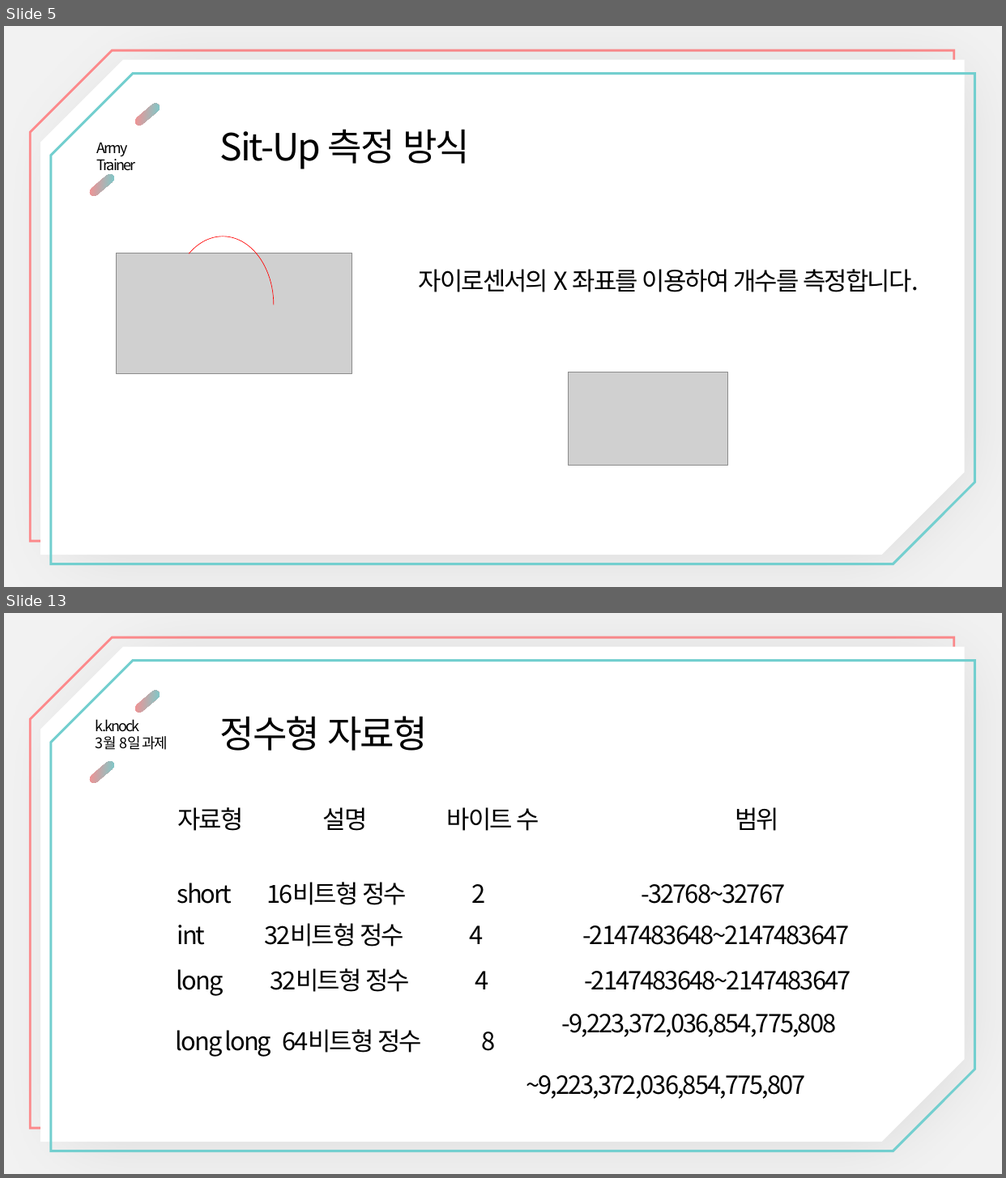
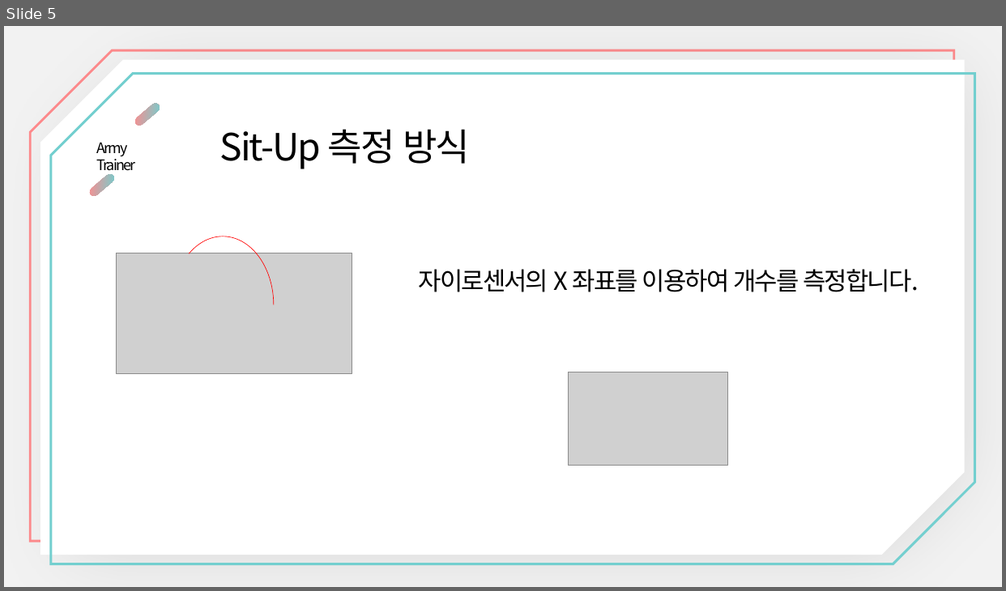
Before and after one commit to nilsys/App_ArmyTrainer_nanglam, a slide deck: PPT/App_ArmyTrainer_nanglam.ppt. Shown one above the other, each under a label of ours: slides 5 and 13 before the commit, slide 5 after it; the slides between them are not shown. The pictures are 1006x1178 and 1006x591 pixels, drawn with LibreOffice and Linux fonts; fonts in the diff are those of the drawing; grey boxes stand for pictures. Boxes give left, top, right and bottom in pixels: in the first picture for what was removed or moved away, otherwise in the second. Text is boxed around its words. In the diff, an @@ line names an element or a change of style, - is before the commit and + after.

```diff
--- a/PPT/App_ArmyTrainer_nanglam.ppt
+++ b/PPT/App_ArmyTrainer_nanglam.ppt
@@ slide 13 removed at [4, 613, 1002, 1174], background #F2F2F2 @@
@@ snip diag rect removed at [30, 637, 954, 1129] @@
@@ snip diag rect removed at [40, 647, 965, 1142] @@
@@ snip diag rect removed at [51, 660, 975, 1152] @@
@@ pill shape removed at [134, 689, 161, 714] @@
@@ text removed at [96, 719, 167, 750] @@
-k.knock
-3월 8일 과제
@@ text removed at [219, 716, 428, 751] @@
-정수형 자료형
@@ pill shape removed at [88, 760, 116, 785] @@
@@ text removed at [177, 807, 779, 831] @@
-자료형 설명 바이트 수 범위
@@ text removed at [177, 882, 786, 905] @@
-short 16비트형 정수 2 -32768~32767
@@ text removed at [177, 923, 850, 947] @@
-int 32비트형 정수 4 -2147483648~2147483647
@@ text removed at [177, 969, 851, 996] @@
-long 32비트형 정수 4 -2147483648~2147483647
@@ text removed at [562, 1014, 837, 1037] @@
--9,223,372,036,854,775,808
@@ text removed at [176, 1029, 496, 1057] @@
-long long 64비트형 정수 8
@@ text removed at [526, 1076, 805, 1099] @@
-~9,223,372,036,854,775,807
```
Also in this commit, not shown: 1 slide changed, 17 slides added, 17 other slides removed, 1 other file.
